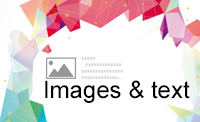
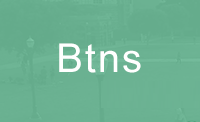
Layered file, before and after one edit (200 × 122). Changes by layer:
added layer "Btns" above "图层 20" over box(59, 43, 141, 73)
added layer "图层 20" above "图层 19" over box(0, 0, 200, 122)
added layer "图层 19" above "组 7" over box(0, 0, 200, 122)
